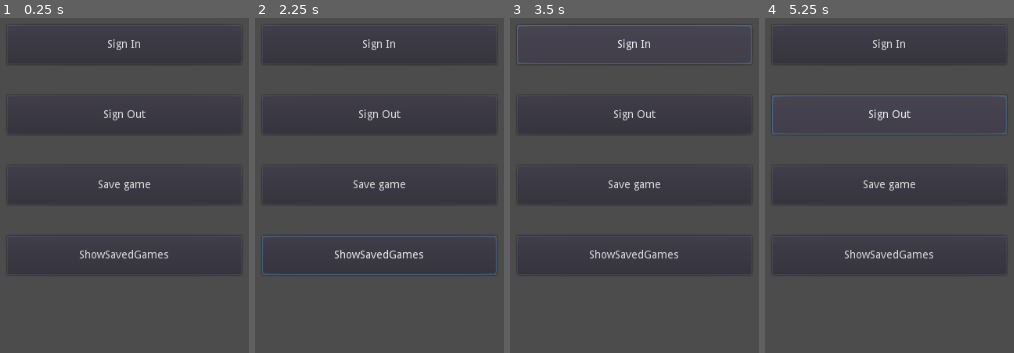
Above: before the commit, frames 1-4 (left to right).
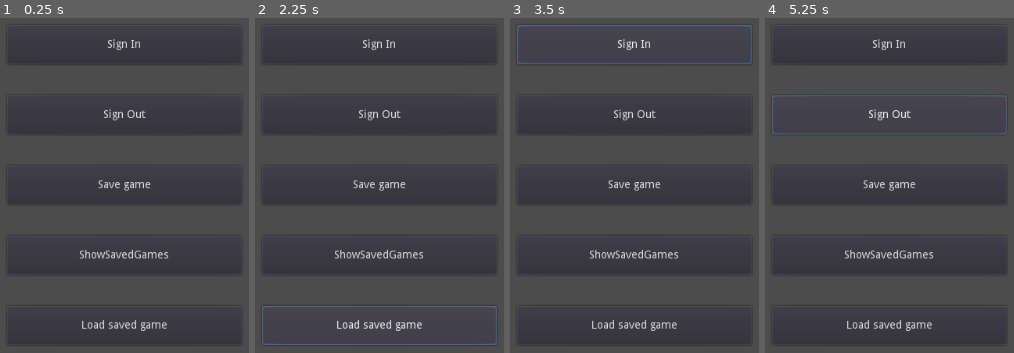
Above: after the commit, the same moments.

Repository: cgisca/PGSGP
Game: Godot game, scene res://Main.tscn
Same seed, same stepped clock (60 frames per second), same inputs: the game is played once before the commit and once after it.
Inputs (mouse positions are in pixels of both pictures, inside the frame that each line leads up to):
- Up to frame 1 (0.25 s): no input
- Up to frame 2 (2.25 s): click "Save game" at 0.5 s; click "ShowSavedGames" at 1.25 s; click (379, 326) at 2 s, where only the run after the commit has a clickable "Load saved game"
- Up to frame 3 (3.5 s): click "Sign In" at 2.75 s
- Up to frame 4 (5.25 s): click "Sign Out" at 3.5 s; click "Sign In" at 4.25 s; click "Sign Out" at 5 s

The runs differ from the first frame. In frame 1, 0.6% of the frame differs, in the area x 7-93%, y 90-98%; in frame 2, 1.7%, in the area x 2-98%, y 65-98%; in frame 3, 0.6%; in frame 4, 0.6%.

Commit message:
Fix bug related to save games

Diff:
--- a/demo/Main.gd
+++ b/demo/Main.gd
@@ -7,7 +7,7 @@
 	if(Engine.has_singleton("PlayGameServices")):
 		play_games_services = Engine.get_singleton("PlayGameServices")
 
-		play_games_services.init(get_instance_id(), true, false)
+		play_games_services.init(get_instance_id(), true, true)
 
 
 # Sign-in/sign-out methods
@@ -71,12 +71,12 @@
 		}
 
 	if play_games_services:
-		play_games_services.save_snapshot("TEST_SNAPSHOT_NAME", to_json(data_to_save), "DESCRIPTION")
+		play_games_services.save_snapshot("SNAPSHOT_NAME", to_json(data_to_save), "DESCRIPTION")
 
 
 func show_saved_games() -> void:
 	if play_games_services:
-		play_games_services.show_saved_games("SNAPSHOT_NAME", false, false, 5)
+		play_games_services.show_saved_games("SNAPSHOT_NAME", true, true, 5)
 
 
 # Callbacks
@@ -138,6 +138,16 @@
 func _on_game_saved_fail():
 	print("Game saved fail")
 
+func _on_game_load_success(data):
+	var game_data: Dictionary = parse_json(data)
+
+
+	print(data)
+	print("=====")
+	print(parse_json(data))
+
+func _on_game_load_fail():
+	pass
 
 ###### Buttons callbacks
 func _on_SignInButton_pressed():
@@ -154,3 +164,8 @@
 
 func _on_ShowSavedGamesButton_pressed():
 	show_saved_games()
+
+
+func _on_Button_pressed():
+	if play_games_services:
+		play_games_services.load_snapshot("SNAPSHOT_NAME")
--- a/demo/Main.tscn
+++ b/demo/Main.tscn
@@ -48,7 +48,15 @@
 margin_bottom = 320.0
 rect_min_size = Vector2( 200, 50 )
 text = "ShowSavedGames"
+
+[node name="Button" type="Button" parent="VBoxContainer"]
+margin_top = 360.0
+margin_right = 300.0
+margin_bottom = 410.0
+rect_min_size = Vector2( 200, 50 )
+text = "Load saved game"
 [connection signal="pressed" from="VBoxContainer/SignInButton" to="." method="_on_SignInButton_pressed"]
 [connection signal="pressed" from="VBoxContainer/SignOutButton" to="." method="_on_SignOutButton_pressed"]
 [connection signal="pressed" from="VBoxContainer/SaveGameButton" to="." method="_on_SaveGameButton_pressed"]
 [connection signal="pressed" from="VBoxContainer/ShowSavedGamesButton" to="." method="_on_ShowSavedGamesButton_pressed"]
+[connection signal="pressed" from="VBoxContainer/Button" to="." method="_on_Button_pressed"]
Not shown, changed: Changelog.md
Not shown, changed: README.md
Not shown, changed: android-pgs-plugin/src/GodotCallbacksUtils.java
Not shown, changed: android-pgs-plugin/src/PlayGameServices.java
Not shown, changed: android-pgs-plugin/src/SavedGamesController.java
